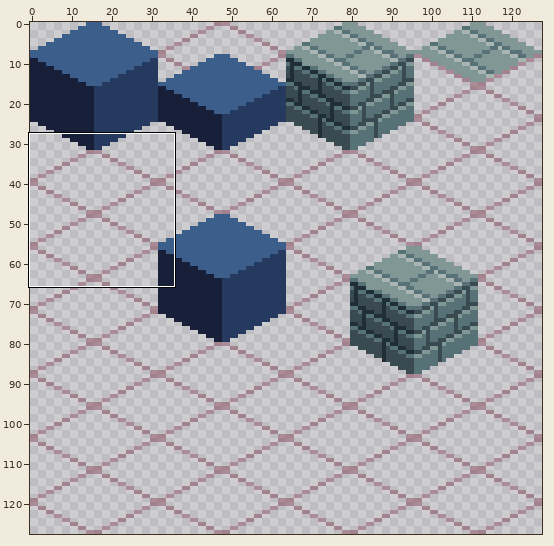
A sprite sheet gets an edit: assets/tileset.png. Above, an overview of the earlier version with the close-up marked.
Close-up. Before the edit:
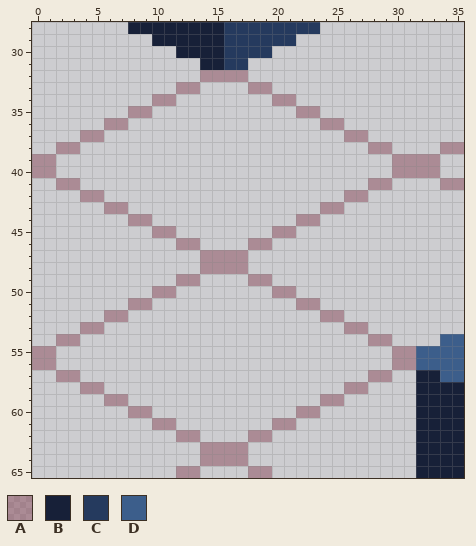
The file is 128x128 pixels. Shown: x 0..35, y 28..65.
Palette (. is transparent): A #75243863  B #172038  C #253a5e  D #3c5e8b
Pixels before, first column x 0:
28 ........BBBBBBBBCCCCCCCC............
29 ..........BBBBBBCCCCCC..............
30 ............BBBBCCCC................
31 ..............BBCC..................
32 ..............AAAA..................
33 ............AA....AA................
34 ..........AA........AA..............
35 ........AA............AA............
36 ......AA................AA..........
37 ....AA....................AA........
38 ..AA........................AA....AA
39 AA............................AAAA..
40 AA............................AAAA..
41 ..AA........................AA....AA
42 ....AA....................AA........
43 ......AA................AA..........
44 ........AA............AA............
45 ..........AA........AA..............
46 ............AA....AA................
47 ..............AAAA..................
48 ..............AAAA..................
49 ............AA....AA................
50 ..........AA........AA..............
51 ........AA............AA............
52 ......AA................AA..........
53 ....AA....................AA........
54 ..AA........................AA....DD
55 AA............................AADDDD
56 AA............................AADDDD
57 ..AA........................AA..BBDD
58 ....AA....................AA....BBBB
59 ......AA................AA......BBBB
60 ........AA............AA........BBBB
61 ..........AA........AA..........BBBB
62 ............AA....AA............BBBB
63 ..............AAAA..............BBBB
64 ..............AAAA..............BBBB
65 ............AA....AA............BBBB
Once edited:
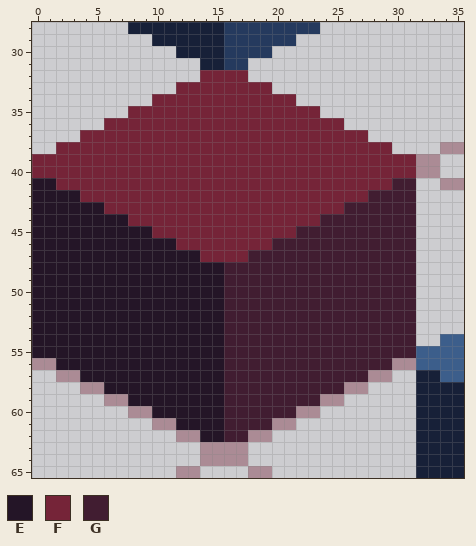
Colours new in this view: E #241527  F #752438  G #411d31
What changed:
{"y":32,"x":14,"old":"AAAA","new":"FFFF"}
{"y":33,"x":12,"old":"AA....AA","new":"FFFFFFFF"}
{"y":34,"x":10,"old":"AA........AA","new":"FFFFFFFFFFFF"}
{"y":35,"x":8,"old":"AA............AA","new":"FFFFFFFFFFFFFFFF"}
{"y":36,"x":6,"old":"AA................AA","new":"FFFFFFFFFFFFFFFFFFFF"}
{"y":37,"x":4,"old":"AA....................AA","new":"FFFFFFFFFFFFFFFFFFFFFFFF"}
{"y":38,"x":2,"old":"AA........................AA","new":"FFFFFFFFFFFFFFFFFFFFFFFFFFFF"}
{"y":39,"x":0,"old":"AA............................AA","new":"FFFFFFFFFFFFFFFFFFFFFFFFFFFFFFFF"}
{"y":40,"x":0,"old":"AA............................AA","new":"FFFFFFFFFFFFFFFFFFFFFFFFFFFFFFFF"}
{"y":41,"x":0,"old":"..AA........................AA..","new":"EEFFFFFFFFFFFFFFFFFFFFFFFFFFFFGG"}
{"y":42,"x":0,"old":"....AA....................AA....","new":"EEEEFFFFFFFFFFFFFFFFFFFFFFFFGGGG"}
{"y":43,"x":0,"old":"......AA................AA......","new":"EEEEEEFFFFFFFFFFFFFFFFFFFFGGGGGG"}
{"y":44,"x":0,"old":"........AA............AA........","new":"EEEEEEEEFFFFFFFFFFFFFFFFGGGGGGGG"}
{"y":45,"x":0,"old":"..........AA........AA..........","new":"EEEEEEEEEEFFFFFFFFFFFFGGGGGGGGGG"}
{"y":46,"x":0,"old":"............AA....AA............","new":"EEEEEEEEEEEEFFFFFFFFGGGGGGGGGGGG"}
{"y":47,"x":0,"old":"..............AAAA..............","new":"EEEEEEEEEEEEEEFFFFGGGGGGGGGGGGGG"}
{"y":48,"x":0,"old":"..............AAAA..............","new":"EEEEEEEEEEEEEEEEGGGGGGGGGGGGGGGG"}
{"y":49,"x":0,"old":"............AA....AA............","new":"EEEEEEEEEEEEEEEEGGGGGGGGGGGGGGGG"}
{"y":50,"x":0,"old":"..........AA........AA..........","new":"EEEEEEEEEEEEEEEEGGGGGGGGGGGGGGGG"}
{"y":51,"x":0,"old":"........AA............AA........","new":"EEEEEEEEEEEEEEEEGGGGGGGGGGGGGGGG"}
{"y":52,"x":0,"old":"......AA................AA......","new":"EEEEEEEEEEEEEEEEGGGGGGGGGGGGGGGG"}
{"y":53,"x":0,"old":"....AA....................AA....","new":"EEEEEEEEEEEEEEEEGGGGGGGGGGGGGGGG"}
{"y":54,"x":0,"old":"..AA........................AA..","new":"EEEEEEEEEEEEEEEEGGGGGGGGGGGGGGGG"}
{"y":55,"x":0,"old":"AA............................AA","new":"EEEEEEEEEEEEEEEEGGGGGGGGGGGGGGGG"}
{"y":56,"x":2,"old":"............................","new":"EEEEEEEEEEEEEEGGGGGGGGGGGGGG"}
{"y":57,"x":4,"old":"........................","new":"EEEEEEEEEEEEGGGGGGGGGGGG"}
{"y":58,"x":6,"old":"....................","new":"EEEEEEEEEEGGGGGGGGGG"}
{"y":59,"x":8,"old":"................","new":"EEEEEEEEGGGGGGGG"}
{"y":60,"x":10,"old":"............","new":"EEEEEEGGGGGG"}
{"y":61,"x":12,"old":"........","new":"EEEEGGGG"}
{"y":62,"x":14,"old":"....","new":"EEGG"}
{"label":"changed","picture_box":[32,70,416,442]}
